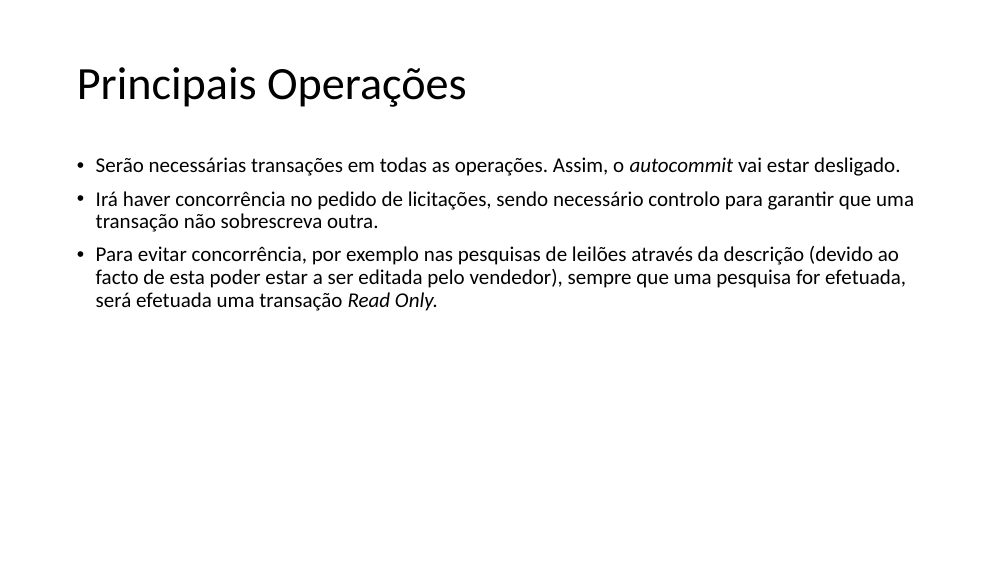
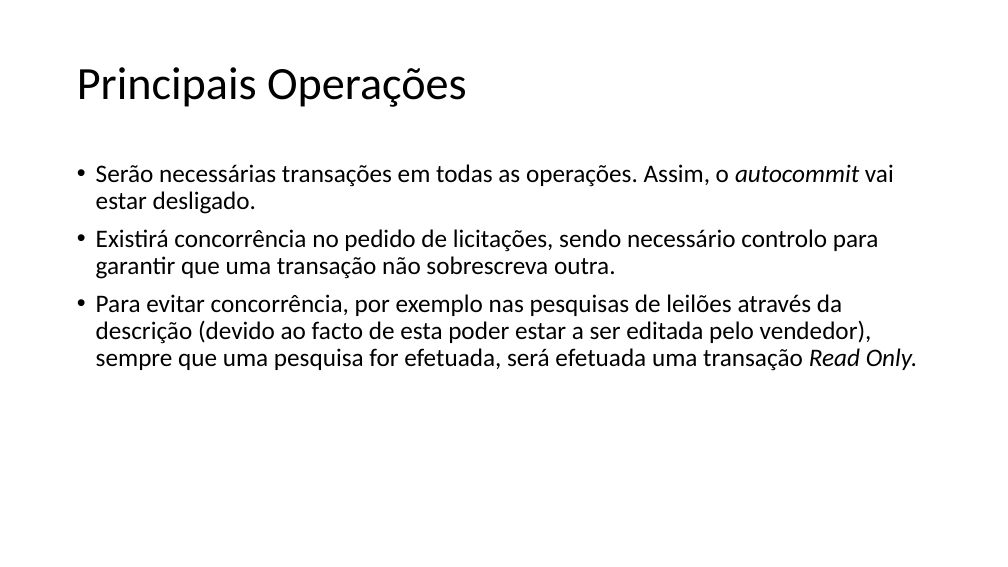
Before and after one commit to joelpoliveira/PROJETO-BD, a slide deck: slide 3 of ApresentacaoProjetoBD.pptx. Drawn at 1008x567 pixels with LibreOffice and Linux fonts; fonts in the diff are those of the drawing. Boxes give left, top, right and bottom in pixels: in the first picture for what was removed or moved away, otherwise in the second. Text is boxed around its words. In the diff, an @@ line names an element or a change of style, - is before the commit and + after.

```diff
--- a/ApresentacaoProjetoBD.pptx
+++ b/ApresentacaoProjetoBD.pptx
@@ text at (x1=96, y1=164, x2=918, y2=371): size 20 to 24 pt in "Serão necessárias transações em todas as operações. ...", "Para evitar concorrência, por exemplo nas pesquisas ..." @@
@@ text at (x1=96, y1=229, x2=879, y2=279): text changed; size 20 to 24 pt @@
-• Irá haver concorrência no pedido de licitações, sendo necessário controlo para garantir que uma transação não sobrescreva outra.
+• Existirá concorrência no pedido de licitações, sendo necessário controlo para garantir que uma transação não sobrescreva outra.
```
Also in this commit, not shown: 3 other slides changed.
